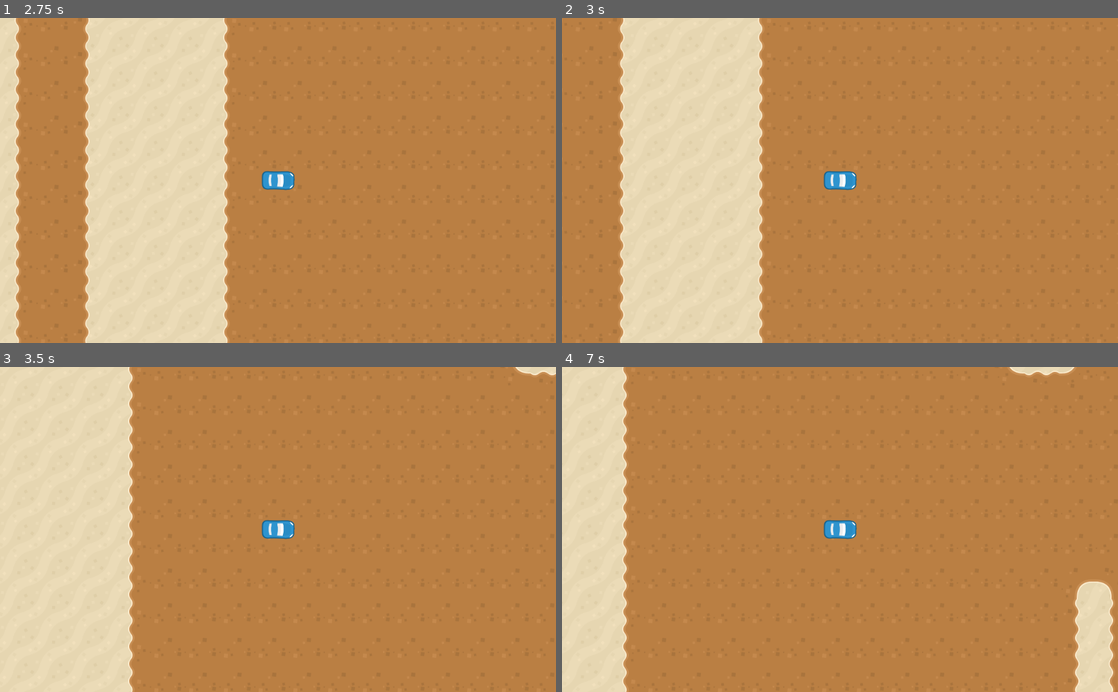
Above: before the commit, frames 1-4 (two rows, left to right).
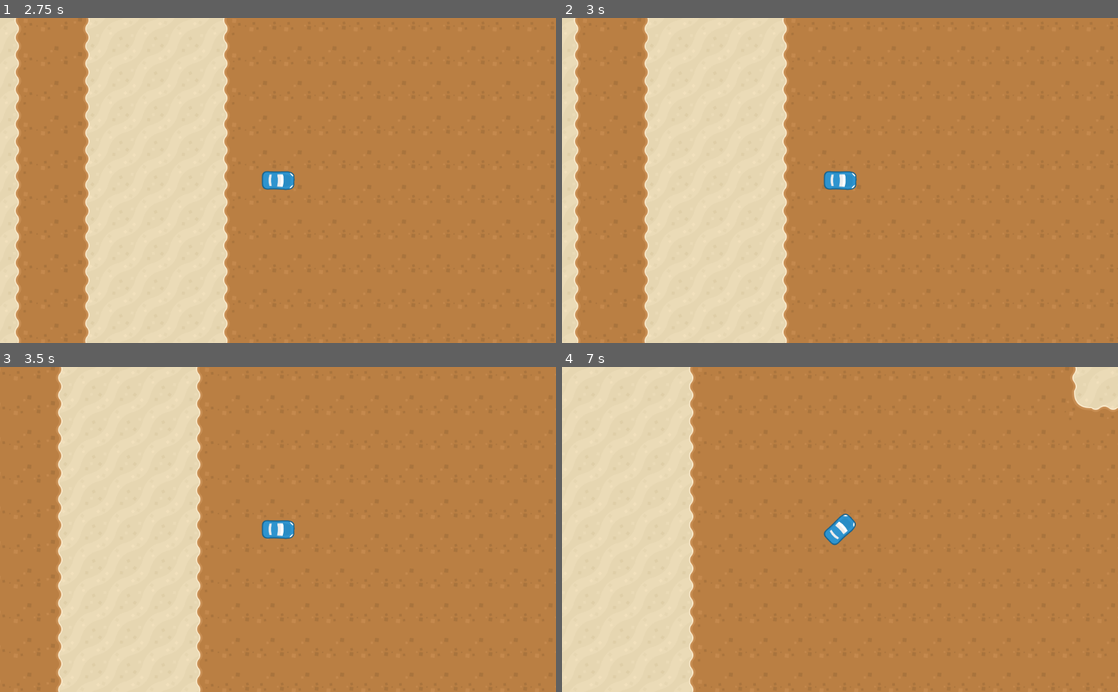
Above: after the commit, the same moments.

Repository: mc-carthy/gdTopDownCar
Game: Godot game, scene res://Scenes/MainScene.tscn
Same seed, same stepped clock (60 frames per second), same inputs: the game is played once before the commit and once after it.
Inputs:
- Up to frame 1 (2.75 s): tap Enter at 0.5, 2 s; hold D (right) 0.53-1.28 s; tap Space at 1.25 s; hold A (left) 1.28-2.03 s; hold D (right) from 2.03 s (still down)
- Up to frame 2 (3 s): tap Space at 2.75 s; release D (right) at 2.78 s; hold W (forward) from 2.78 s (still down)
- Up to frame 3 (3.5 s): keep holding W (forward)
- Up to frame 4 (7 s): release W (forward) at 3.53 s; hold A (left) 3.53-5.78 s; hold D (right) 5.78-6.53 s; tap Enter at 6.5 s; hold W (forward) from 6.53 s (still down)

Frame 1 is identical in both runs. In frame 2, 12% of the frame differs, in the area x 0-100%, y 0-100%; in frame 3, 23%; in frame 4, 16%.

Commit message:
Make use of drag, friction and engine power

Diff:
--- a/Scripts/Car.gd
+++ b/Scripts/Car.gd
@@ -2,16 +2,23 @@
 
 var wheelbase : float = 70.0
 var max_steering_angle : float = 15.0
+var engine_power : float = 500
+var rolling_resistance : float = -0.9
+var drag_coefficient : float = -0.001
+
+var acceleration : Vector2 = Vector2.ZERO
 var velocity : Vector2 = Vector2.ZERO
 var steering_angle : float = 0.0
-var max_speed : float = 500
 
 func _ready():
 	$Camera2D.make_current()
 
 func _physics_process(delta):
+	acceleration = Vector2.ZERO
 	get_input()
+	apply_friction(delta)
 	calculate_steering(delta)
+	velocity += acceleration * delta
 	velocity = move_and_slide(velocity)
 
 func get_input():
@@ -22,9 +29,15 @@
 		steering += 1
 	steering_angle = steering * deg2rad(max_steering_angle)
 
-	velocity = Vector2.ZERO
 	if Input.is_action_pressed('forward'):
-		velocity = transform.x * max_speed
+		acceleration = transform.x * engine_power
+
+func apply_friction(delta):
+	if velocity.length() < 5:
+		velocity = Vector2.ZERO
+	var fr : Vector2 = velocity * rolling_resistance
+	var fd : Vector2 = velocity * velocity.length() * drag_coefficient
+	velocity += (fr + fd) * delta
 
 func calculate_steering(delta):
 	var rear_wheel_location : Vector2 = position - transform.x * wheelbase / 2.0
